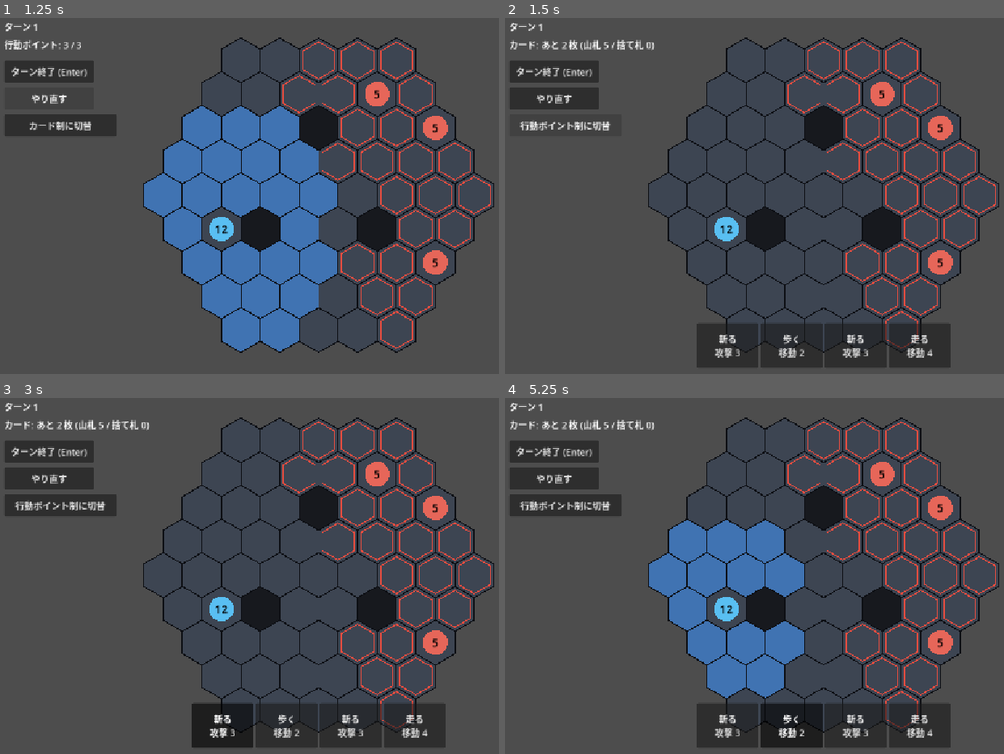
Above: before the commit, frames 1-4 (two rows, left to right).
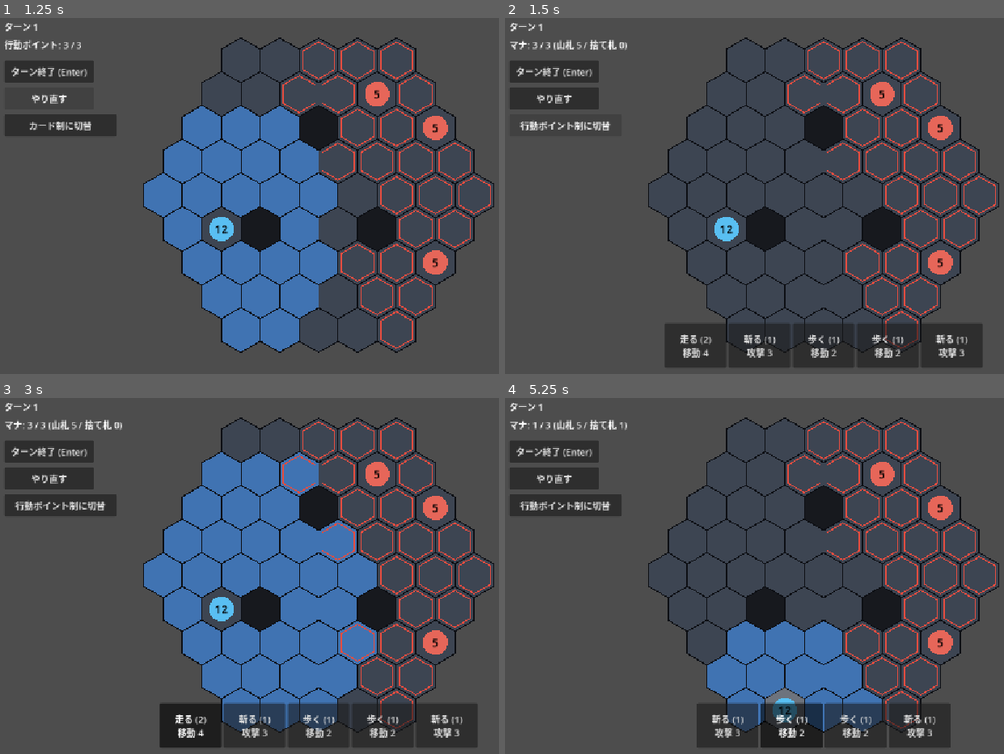
Above: after the commit, the same moments.

Repository: shuhei0916/hex-rogue
Game: Godot game, scene res://scenes/battle/battle_scene.tscn
Same seed, same stepped clock (60 frames per second), same inputs: the game is played once before the commit and once after it.
Inputs (mouse positions are in pixels of both pictures, inside the frame that each line leads up to):
- Up to frame 1 (1.25 s): click "やり直す" at 0.5 s
- Up to frame 2 (1.5 s): click "カード制に切替" at 1.25 s
- Up to frame 3 (3 s): click (224, 725) at 2 s, where only the run before the commit has a clickable "斬る 攻撃 3"; click (189, 725) at 2.75 s, where only the run after the commit has a clickable "走る (2) 移動 4"
- Up to frame 4 (5.25 s): click (789, 725) at 3.5 s, where only the run before the commit has a clickable "歩く 移動 2"; click (729, 725) at 4.25 s, where only the run after the commit has a clickable "斬る (1) 攻撃 3"; click (789, 725) at 5 s, where only the run after the commit has a clickable "歩く (1) 移動 2"

Frame 1 is identical in both runs. In frame 2, 3.4% of the frame differs, in the area x 0-96%, y 6-99%; in frame 3, 25%; in frame 4, 12%.

Commit message:
カード制をマナと手札の方式に変更した
Co-Authored-By: Claude Fable 5.2 <noreply@anthropic.com>

Diff:
--- a/scenes/battle/battle_scene.gd
+++ b/scenes/battle/battle_scene.gd
@@ -80,7 +80,8 @@
 
 ## 手札のカードを選ぶ。選んでいるカードをもう一度選ぶと選択を外す。
 func select_card(card: Card) -> void:
-	selected_card = null if selected_card == card else card
+	var selectable := card_turn != null and card.cost <= card_turn.energy
+	selected_card = card if selectable and selected_card != card else null
 	_refresh()
 
 
@@ -126,8 +127,9 @@
 	_board.queue_redraw()
 	_refresh_hand(ongoing)
 	if card_turn != null:
-		_ap_label.text = "カード: あと %d 枚 (山札 %d / 捨て札 %d)" % [
-			card_turn.plays_left, card_turn.deck.draw_pile.size(), card_turn.deck.discard_pile.size(),
+		_ap_label.text = "マナ: %d / %d (山札 %d / 捨て札 %d)" % [
+			card_turn.energy, CardTurn.ENERGY_PER_TURN,
+			card_turn.deck.draw_pile.size(), card_turn.deck.discard_pile.size(),
 		]
 		_mode_button.text = "行動ポイント制に切替"
 	else:
@@ -143,7 +145,7 @@
 func _move_range() -> int:
 	if card_turn == null:
 		return battle.ap
-	if selected_card != null and selected_card.kind == Card.Kind.MOVE and card_turn.plays_left > 0:
+	if selected_card != null and selected_card.kind == Card.Kind.MOVE:
 		return selected_card.value
 	return 0
 
@@ -156,13 +158,12 @@
 		return
 	for card in card_turn.deck.hand:
 		var button := Button.new()
-		button.text = "%s
-%s" % [card.title, card.description()]
+		button.text = "%s (%d)\n%s" % [card.title, card.cost, card.description()]
 		button.custom_minimum_size = Vector2(110.0, 72.0)
 		button.focus_mode = Control.FOCUS_NONE
 		button.toggle_mode = true
 		button.button_pressed = card == selected_card
-		button.disabled = not ongoing or card_turn.plays_left <= 0
+		button.disabled = not ongoing or card.cost > card_turn.energy
 		button.pressed.connect(select_card.bind(card))
 		_hand.add_child(button)
 
--- a/src/cards/card.gd
+++ b/src/cards/card.gd
@@ -8,12 +8,15 @@
 var kind: Kind
 ## 移動なら歩ける歩数、攻撃なら与えるダメージ。
 var value: int
+## 使うのに必要なマナ。
+var cost: int
 
 
-func _init(p_title: String, p_kind: Kind, p_value: int) -> void:
+func _init(p_title: String, p_kind: Kind, p_value: int, p_cost := 1) -> void:
 	title = p_title
 	kind = p_kind
 	value = p_value
+	cost = p_cost
 
 
 func description() -> String:
--- a/src/cards/card_turn.gd
+++ b/src/cards/card_turn.gd
@@ -1,24 +1,23 @@
 class_name CardTurn
 extends RefCounted
-## 主人公の手番をカードで行う方式。毎ターン手札を引き、決まった枚数まで使える。
+## 主人公の手番をカードで行う方式。毎ターン手札を引き、マナを払ってカードを使う。
 
-const HAND_SIZE := 4
-const PLAYS_PER_TURN := 2
+const HAND_SIZE := 5
+const ENERGY_PER_TURN := 3
 
 var battle: Battle
 var deck: Deck
-var plays_left: int
+var energy: int
 
 
 ## 試作用の初期デッキ。
 static func starter_cards() -> Array[Card]:
 	var cards: Array[Card] = []
-	for i in range(3):
+	for i in range(4):
 		cards.append(Card.new("歩く", Card.Kind.MOVE, 2))
 		cards.append(Card.new("斬る", Card.Kind.ATTACK, 3))
-	for i in range(2):
-		cards.append(Card.new("走る", Card.Kind.MOVE, 4))
-	cards.append(Card.new("強打", Card.Kind.ATTACK, 5))
+	cards.append(Card.new("走る", Card.Kind.MOVE, 4, 2))
+	cards.append(Card.new("強打", Card.Kind.ATTACK, 6, 2))
 	return cards
 
 
@@ -30,12 +29,12 @@
 
 ## 手札のカードを hex を対象に使う。使えなければ何もせず false を返す。
 func play(card: Card, hex: Vector2i) -> bool:
-	if plays_left <= 0 or not deck.hand.has(card):
+	if card.cost > energy or not deck.hand.has(card):
 		return false
 	if not battle.execute(card.create_action(battle.player, battle.field, hex)):
 		return false
 	deck.discard(card)
-	plays_left -= 1
+	energy -= card.cost
 	return true
 
 
@@ -47,4 +46,4 @@
 
 func _start_turn() -> void:
 	deck.draw(HAND_SIZE)
-	plays_left = PLAYS_PER_TURN
+	energy = ENERGY_PER_TURN
--- a/test/integration/test_battle_scene_cards.gd
+++ b/test/integration/test_battle_scene_cards.gd
@@ -37,11 +37,11 @@
 	assert_eq(_hand().get_child_count(), 4)
 
 
-func test_カードには名前と効果が書かれる():
+func test_カードには名前とコストと効果が書かれる():
 	var texts := _hand().get_children().map(func(button: Button) -> String: return button.text)
 
-	assert_has(texts, "歩く\n移動 2")
-	assert_has(texts, "斬る\n攻撃 3")
+	assert_has(texts, "歩く (1)\n移動 2")
+	assert_has(texts, "斬る (1)\n攻撃 3")
 
 
 func test_カードを選ぶ前は移動できるマスを示さない():
@@ -96,11 +96,23 @@
 	assert_null(scene.selected_card)
 
 
-func test_残りの使える枚数を表示する():
+func test_残りのマナを表示する():
 	scene.select_card(move_card)
 	scene.click_hex(Vector2i(0, 2))
 
-	assert_string_contains(scene.get_node("Hud/ApLabel").text, "あと 1 枚")
+	assert_string_contains(scene.get_node("Hud/ApLabel").text, "マナ: 2 / 3")
+
+
+func test_マナが足りないカードは押せない():
+	var heavy := Card.new("強打", Card.Kind.ATTACK, 6, 4)
+	deck.hand.append(heavy)
+
+	scene.select_card(move_card)
+	scene.select_card(move_card)
+
+	var buttons := _hand().get_children().filter(func(button: Button) -> bool: return button.disabled)
+	assert_eq(buttons.size(), 1)
+	assert_string_contains(buttons[0].text, "強打")
 
 
 func test_ターン終了で手札を引き直す():
--- a/test/unit/cards/test_card.gd
+++ b/test/unit/cards/test_card.gd
@@ -56,6 +56,11 @@
 	assert_eq(battle.ap, Battle.AP_PER_TURN)
 
 
+func test_コストを指定しなければ1になる():
+	assert_eq(Card.new("歩く", Card.Kind.MOVE, 2).cost, 1)
+	assert_eq(Card.new("走る", Card.Kind.MOVE, 4, 2).cost, 2)
+
+
 func test_カードの説明は種類と値を表す():
 	assert_eq(Card.new("強打", Card.Kind.ATTACK, 5).description(), "攻撃 5")
 	assert_eq(Card.new("疾走", Card.Kind.MOVE, 3).description(), "移動 3")
--- a/test/unit/cards/test_card_turn.gd
+++ b/test/unit/cards/test_card_turn.gd
@@ -24,12 +24,12 @@
 	card_turn = CardTurn.new(battle, deck)
 
 
-func test_開始時に手札を引いて使える枚数が満タンになる():
+func test_開始時に手札を引いてマナが満タンになる():
 	assert_eq(deck.hand.size(), CardTurn.HAND_SIZE)
-	assert_eq(card_turn.plays_left, CardTurn.PLAYS_PER_TURN)
+	assert_eq(card_turn.energy, CardTurn.ENERGY_PER_TURN)
 
 
-func test_カードを使うと行動して捨て札に移り使える枚数が減る():
+func test_カードを使うと行動して捨て札に移りコストぶんマナが減る():
 	var card := deck.hand[0]
 
 	var played := card_turn.play(card, Vector2i(2, 0))
@@ -38,7 +38,16 @@
 	assert_eq(player.position, Vector2i(2, 0))
 	assert_does_not_have(deck.hand, card)
 	assert_has(deck.discard_pile, card)
-	assert_eq(card_turn.plays_left, CardTurn.PLAYS_PER_TURN - 1)
+	assert_eq(card_turn.energy, CardTurn.ENERGY_PER_TURN - 1)
+
+
+func test_コストの重いカードはそのぶんマナを使う():
+	var heavy := Card.new("走る", Card.Kind.MOVE, 4, 2)
+	deck.hand.append(heavy)
+
+	card_turn.play(heavy, Vector2i(4, 0))
+
+	assert_eq(card_turn.energy, CardTurn.ENERGY_PER_TURN - 2)
 
 
 func test_対象が不正ならカードは手札に残る():
@@ -48,17 +57,20 @@
 
 	assert_false(played)
 	assert_has(deck.hand, card)
-	assert_eq(card_turn.plays_left, CardTurn.PLAYS_PER_TURN)
+	assert_eq(card_turn.energy, CardTurn.ENERGY_PER_TURN)
 
 
-func test_使える枚数を超えてカードは使えない():
+func test_マナが足りないカードは使えない():
+	var heavy := Card.new("走る", Card.Kind.MOVE, 4, 2)
+	deck.hand.append(heavy)
 	card_turn.play(deck.hand[0], Vector2i(1, 0))
 	card_turn.play(deck.hand[0], Vector2i(2, 0))
 
-	var played := card_turn.play(deck.hand[0], Vector2i(3, 0))
+	var played := card_turn.play(heavy, Vector2i(3, 0))
 
 	assert_false(played)
 	assert_eq(player.position, Vector2i(2, 0))
+	assert_has(deck.hand, heavy)
 
 
 func test_手札にないカードは使えない():
@@ -67,7 +79,8 @@
 	assert_false(card_turn.play(stranger, Vector2i(1, 0)))
 
 
-func test_ターンを終えると手札を捨てて引き直し敵が行動する():
+func test_ターンを終えると手札を捨てて引き直しマナが回復して敵が行動する():
+	card_turn.play(deck.hand[0], Vector2i(1, 0))
 	var old_hand := deck.hand.duplicate()
 
 	card_turn.end_turn()
@@ -75,7 +88,7 @@
 	assert_eq(deck.hand.size(), CardTurn.HAND_SIZE)
 	for card in old_hand:
 		assert_does_not_have(deck.hand, card)
-	assert_eq(card_turn.plays_left, CardTurn.PLAYS_PER_TURN)
+	assert_eq(card_turn.energy, CardTurn.ENERGY_PER_TURN)
 	assert_eq(battle.turn, 2)
 	assert_ne(enemy.position, Vector2i(5, 0))
 
